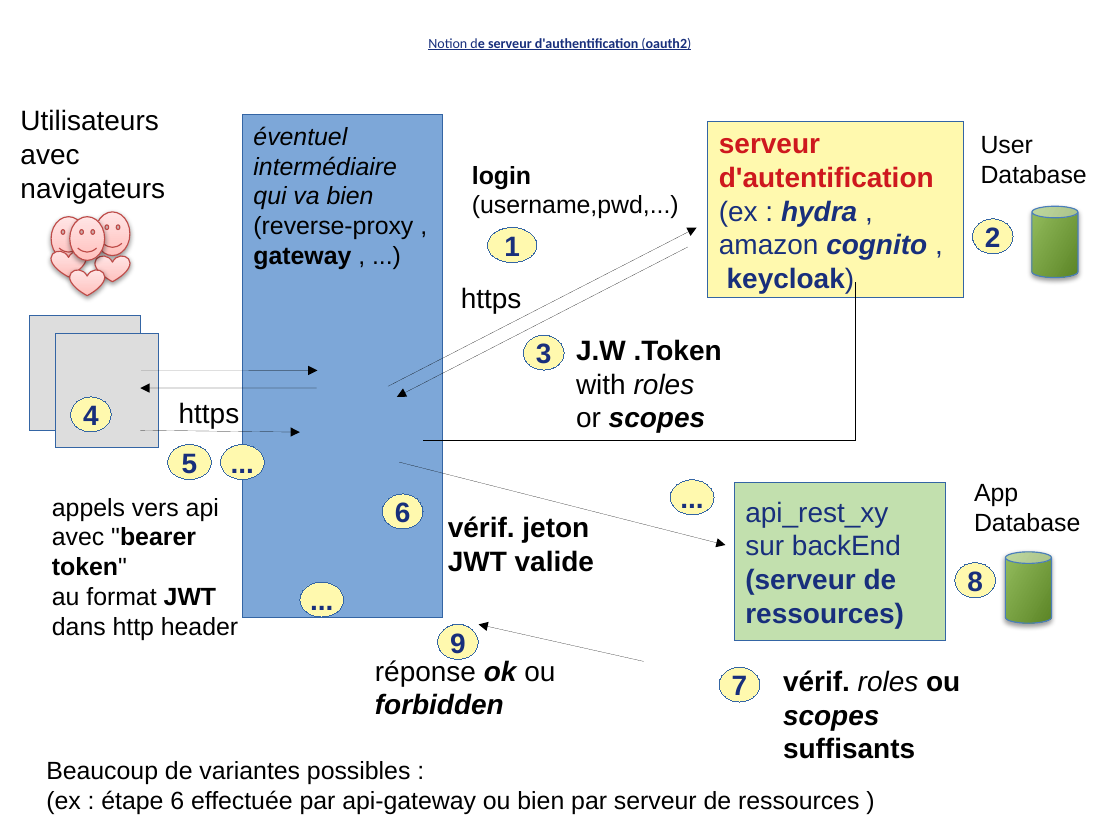
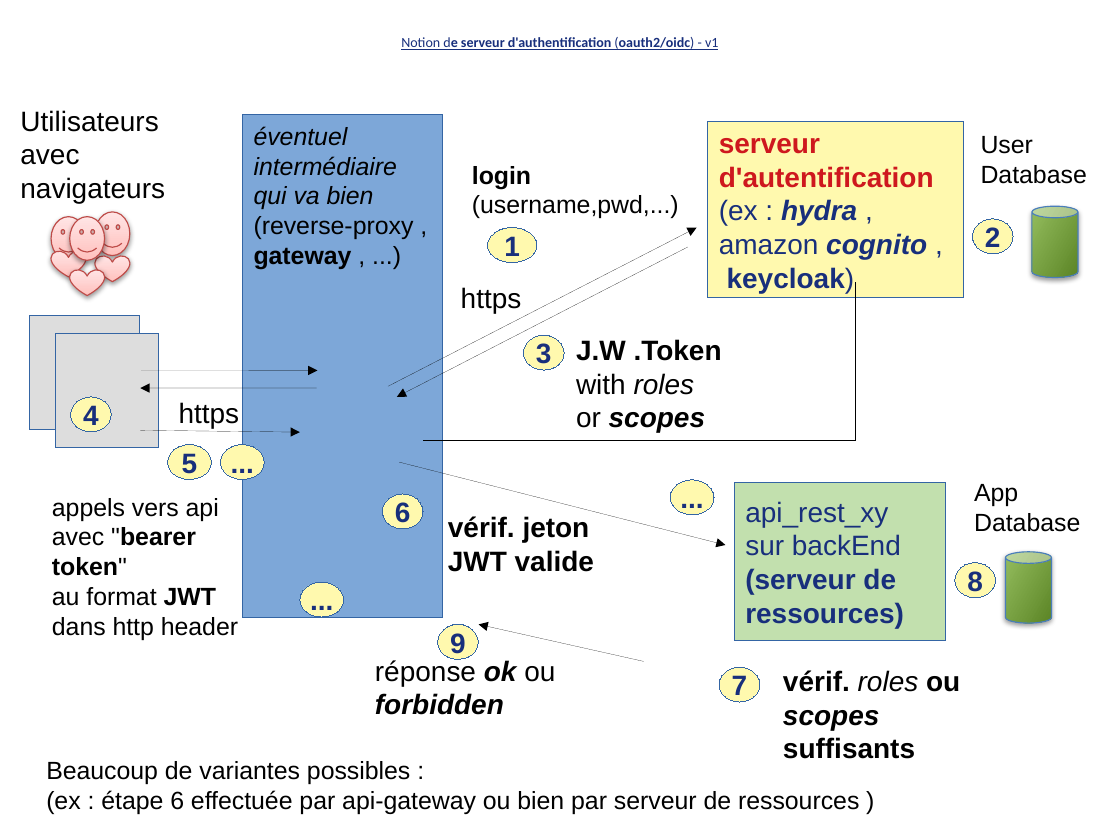
Before and after one commit to didier-tp/soa_msa_octobre2021, a slide deck: slide 6 of infrastructures_cloud_et_microservices_grandes_lignes.pptx. Drawn at 1120x840 pixels with LibreOffice and Linux fonts; fonts in the diff are those of the drawing. Boxes give left, top, right and bottom in pixels: in the first picture for what was removed or moved away, otherwise in the second. Text is boxed around its words. In the diff, an @@ line names an element or a change of style, - is before the commit and + after.

```diff
--- a/infrastructures_cloud_et_microservices_grandes_lignes.pptx
+++ b/infrastructures_cloud_et_microservices_grandes_lignes.pptx
@@ text at box(401, 37, 718, 50): text changed @@
-Notion de serveur d'authentification (oauth2)
+Notion de serveur d'authentification (oauth2/oidc) - v1
```
Also in this commit, not shown: 3 other slides changed, 1 slide added, 3 other files.
